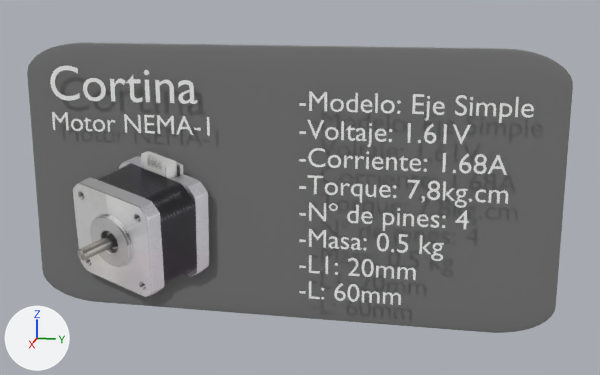
A saved change to the glTF model CortinaPopUp.glb.
Rendered twice from a camera (50 mm lens) standing at (8.4, 1.85, 2.09) and looking at (0.05, 0.18, 0.0). The lights are fixed; the arrows at lower left show +X, +Y and +Z. Where no turn or scale is listed for an object, it has been applied to the vertices. Vertices at the same position are counted once.

Objects in the first picture: 'Cortina', 'Cube', 'Text', 'Text.001', 'Text.002'.
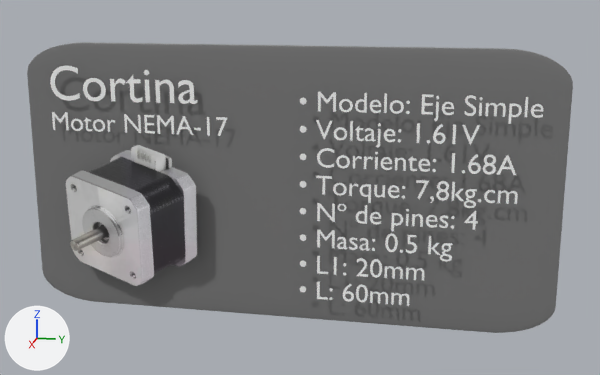
Pixel boxes [x1, y1, x2, y2] of what changed, in the pictures (600 x 375 px; the box of a moved part takes in the faces that stretch with it):
'Cortina', moved, rescaled
    before: [73, 151, 209, 297]
    after: [66, 145, 197, 286]
'Text.002', reshaped
    before: [299, 91, 534, 305]
    after: [300, 92, 543, 306]
part 1 of me_text_002, moved or reshaped
    before: [419, 235, 423, 254]
    after: [428, 236, 431, 254]
part 2 of me_text_002, moved or reshaped
    before: [307, 120, 324, 139]
    after: [462, 125, 480, 145]
part 3 of me_text_002, added
    after: [316, 120, 332, 140]
part 4 of me_text_002, deleted
    before: [383, 101, 446, 254]
part 5 of me_text_002, moved or reshaped
    before: [299, 91, 534, 305]
    after: [300, 92, 543, 306]

What the commit changed:
me_text_002 is used by ob_text_002; location (0.184, 0.189, 0.833).
me_text_002 had 7299 vertices, 7145 faces and spanned x 0.0, y 0.01..2.3, z -2.02..0.2.
me_text_002 now has 7651 vertices, 7497 faces and spans x 0.0, y 0.02..2.39, z -2.02..0.2.
me_text_002 part 1: the loose piece of 4 vertices spanning x 0.0, y 1.27..1.29, z -1.44..-1.24 is moved by (0.0, 0.09, 0.0).
me_text_002 part 2: the loose piece of 7 vertices spanning x 0.0, y 0.09..0.27, z -0.29..-0.09 is moved by (0.0, 1.54, 0.0).
me_text_002 part 3: the loose piece of 7 vertices spanning x 0.0, y 0.09..0.27, z -0.29..-0.09 is copied, and the copy is moved by (0.0, 0.09, 0.0); it spans x 0.0, y 0.18..0.36, z -0.29..-0.09.
me_text_002 part 4: 6 loose pieces with 181 vertices, spanning x 0.0, y 0.88..1.49, z -1.44..0.13, are deleted.
me_text_002 part 5: 319 vertices moved within x 0.0, y 0.19..2.29, z -2.01..0.19; 5609 vertices removed from x 0.0, y 0.01..2.3, z -2.02..0.2; 5463 vertices added at x 0.0, y 0.02..2.39, z -2.02..0.2.
Object 'Cortina' (ob_cortina) moves from (0.142, -1.579, -0.492) to (0.234, -1.646, -0.372).
Object 'Cortina' (ob_cortina) is rescaled from (1.84, 1.84, 1.84) to (1.76, 1.76, 1.76).
